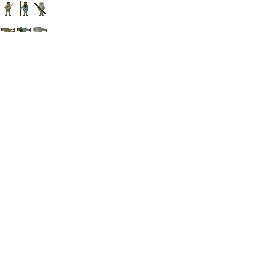
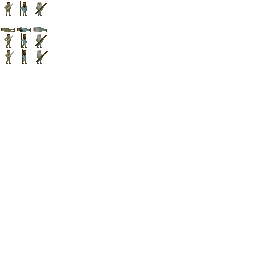
Layers edited between the first and the second w=256, h=256 image:
painted on "Background" over [4, 2, 48, 64]
